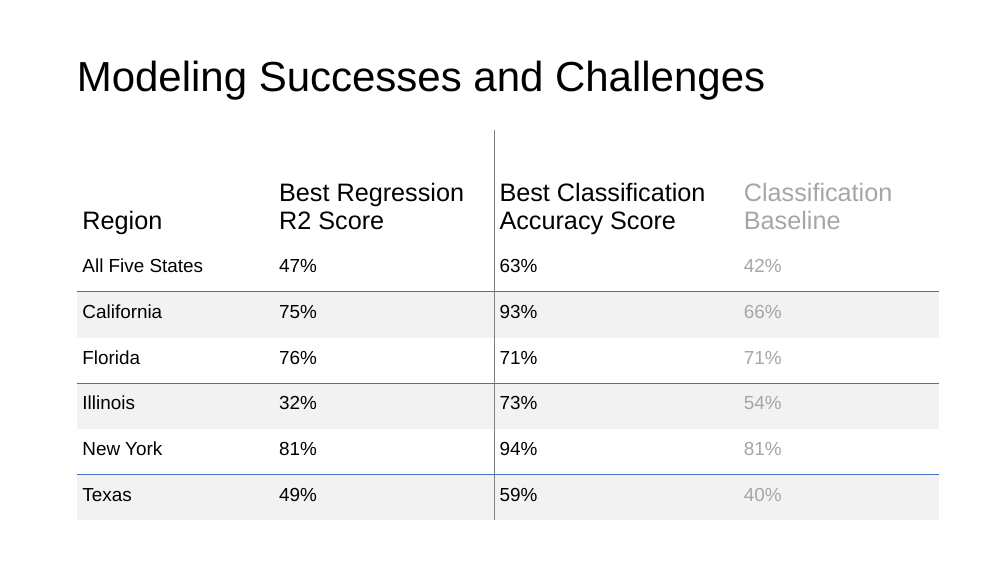
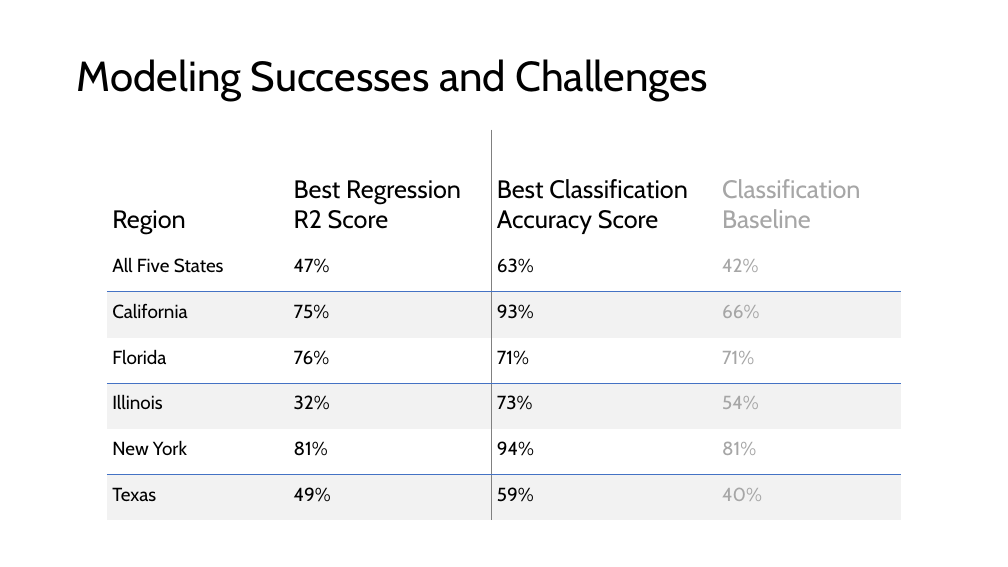
Before and after one commit to cxclark/covid19-analysis, a slide deck: slide 9 of 2020_10_30_covid_usa_analysis.pptx. Drawn at 1008x567 pixels with LibreOffice and Linux fonts; fonts in the diff are those of the drawing. Boxes give left, top, right and bottom in pixels: in the first picture for what was removed or moved away, otherwise in the second. Text is boxed around its words. In the diff, an @@ line names an element or a change of style, - is before the commit and + after.

```diff
--- a/2020_10_30_covid_usa_analysis.pptx
+++ b/2020_10_30_covid_usa_analysis.pptx
@@ title "Modeling Successes and Challenges" at box(77, 59, 708, 101): font Arial to Cabin @@
@@ table at box(107, 129, 901, 520) @@
@@ font Arial to Cabin @@
@@ table: place and size @@
-table at box(77, 129, 939, 520)
+table at box(107, 129, 901, 520)
```
Also in this commit, not shown: 22 other slides changed, 2 other files.
